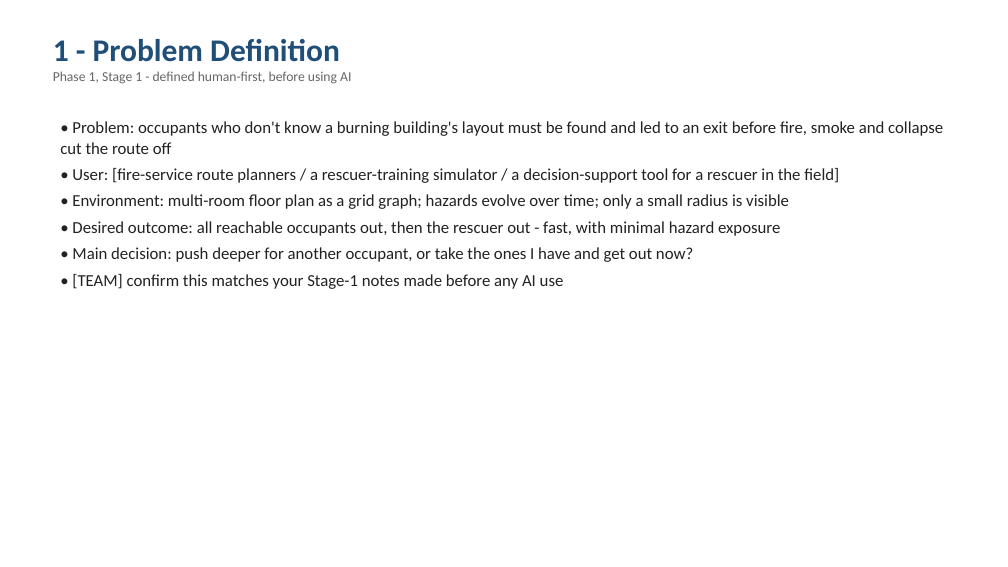
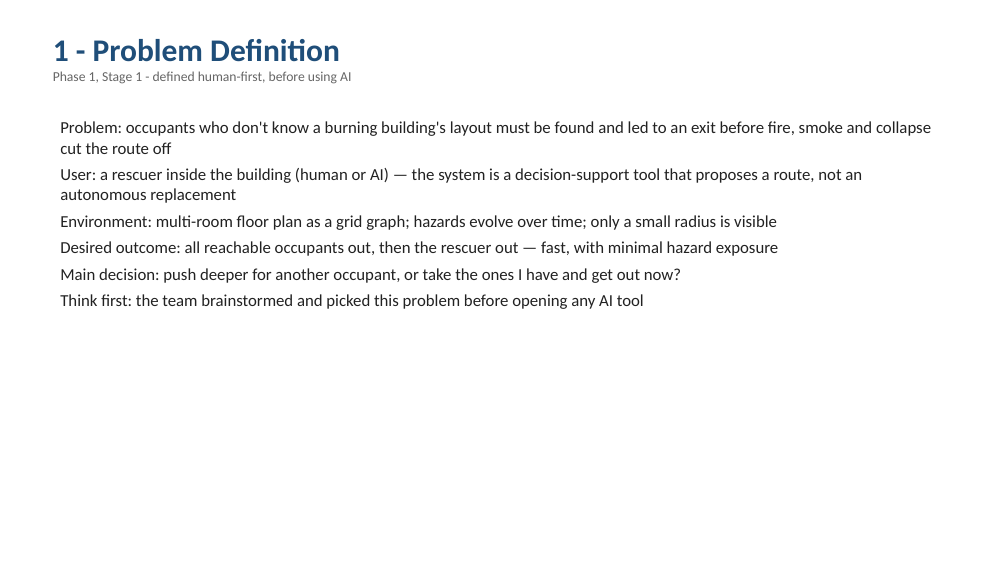
Before and after one commit to Jeb-Lee/CT3201_AI, a slide deck: slide 2 of docs/report/CT3201_Slides.pptx. Drawn at 1008x567 pixels with LibreOffice and Linux fonts; fonts in the diff are those of the drawing. Boxes give left, top, right and bottom in pixels: in the first picture for what was removed or moved away, otherwise in the second. Text is boxed around its words. In the diff, an @@ line names an element or a change of style, - is before the commit and + after.

```diff
--- a/docs/report/CT3201_Slides.pptx
+++ b/docs/report/CT3201_Slides.pptx
@@ text at (x1=60, y1=121, x2=931, y2=309): text changed @@
-• Problem: occupants who don't know a burning building's layout must be found and led to an exit before fire, smoke and collapse cut the route off
-• User: [fire-service route planners / a rescuer-training simulator / a decision-support tool for a rescuer in the field]
-• Environment: multi-room floor plan as a grid graph; hazards evolve over time; only a small radius is visible
-• Desired outcome: all reachable occupants out, then the rescuer out - fast, with minimal hazard exposure
-• Main decision: push deeper for another occupant, or take the ones I have and get out now?
-• [TEAM] confirm this matches your Stage-1 notes made before any AI use
+Problem: occupants who don't know a burning building's layout must be found and led to an exit before fire, smoke and collapse cut the route off
+User: a rescuer inside the building (human or AI) — the system is a decision-support tool that proposes a route, not an autonomous replacement
+Environment: multi-room floor plan as a grid graph; hazards evolve over time; only a small radius is visible
+Desired outcome: all reachable occupants out, then the rescuer out — fast, with minimal hazard exposure
+Main decision: push deeper for another occupant, or take the ones I have and get out now?
+Think first: the team brainstormed and picked this problem before opening any AI tool
```
Also in this commit, not shown: 6 other slides changed, 1 slide added.
